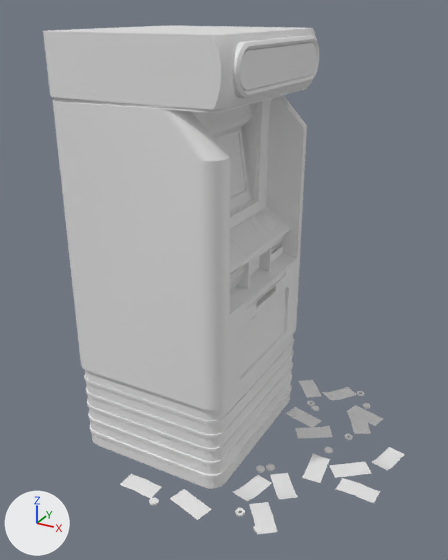
The FBX model SakuraProject/Assets/models/atm_st.fbx, before and after one commit.
Rendered twice from a camera (50 mm lens) standing at (1.3, -2.07, 1.77) and looking at (0.21, -0.08, 0.78). The lights are fixed; the arrows at lower left show +X, +Y and +Z. Where no turn or scale is listed for an object, it has been applied to the vertices.

The first picture shows 'atm', 'cash'.
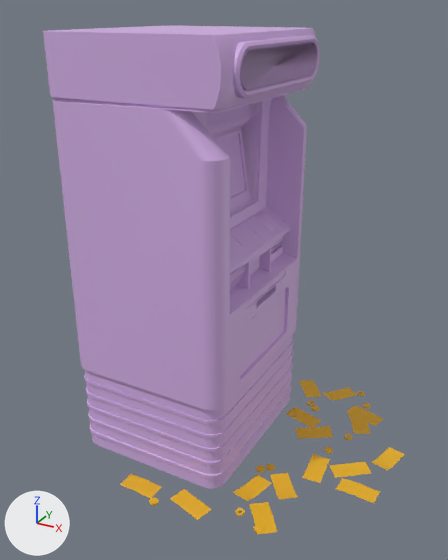
Boxes [x1, y1, x2, y2] around the edits, measured in the pictures (448 x 560 px; the box of a moved part takes in the faces that stretch with it):
'cash', recoloured: [120, 380, 405, 534] in both
part 1 of me_cube_001, moved or reshaped: [230, 208, 290, 270] in both
part 2 of me_cube_001, recoloured (grey to purple): [43, 26, 319, 489] in both

The change in detail:
Material 'Material.006' (mat_material_006) is new.
Its base color is (0.658, 0.434, 0.8) (purple #d4b0e7).
Material 'Material.005' (mat_material_005) is new.
Its base color is (0.8, 0.435, 0.00891) (yellow #e7b018).
me_cube_001 has 1412 vertices, 1375 faces and spans x -0.34..0.4, y -0.41..0.41, z 0.0..1.7.
me_cube_001 is used by ob_atm; location (0.0, 0.0, 0.0).
me_cube_001 part 1: all 20 vertices in x 0.22..0.32, y -0.1..0.1, z 0.91..0.98 are scaled about their middle by (1, 0.727, 1).
me_cube_001 part 2: 1375 faces spanning x -0.34..0.4, y -0.41..0.41, z 0.0..1.7 switch from no material to mat_material_006 (purple #d4b0e7).
me_cylinder_001 has 582 vertices, 353 faces and spans x -0.671..0.3, y -0.642..0.516, z -0.004..0.015.
me_cylinder_001 now uses material mat_material_005 (yellow #e7b018).
